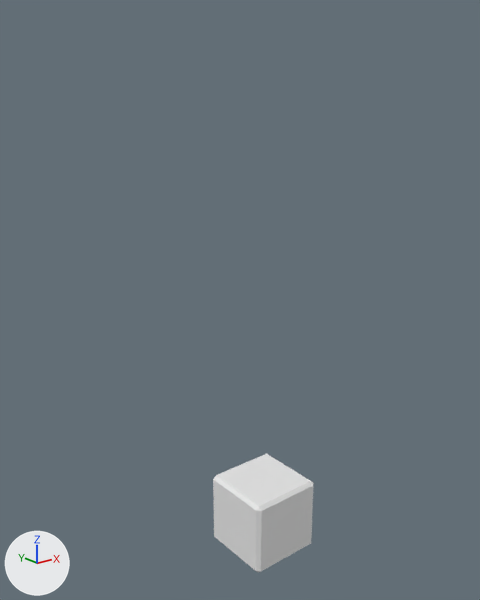
Two versions of the FBX model Assets/Models/tiles.fbx, one commit apart.
Both versions are drawn from a 50 mm camera at (-11.33, -13.06, 12.03) aimed at (-0.66, 0.27, 6.69). The axes (+X, +Y, +Z) are drawn at lower left. The lights are the same throughout. Materials are left out; every surface is plain grey.

Names of what the first picture shows: 'FrontFace', 'LeftFace', 'TopFace'.
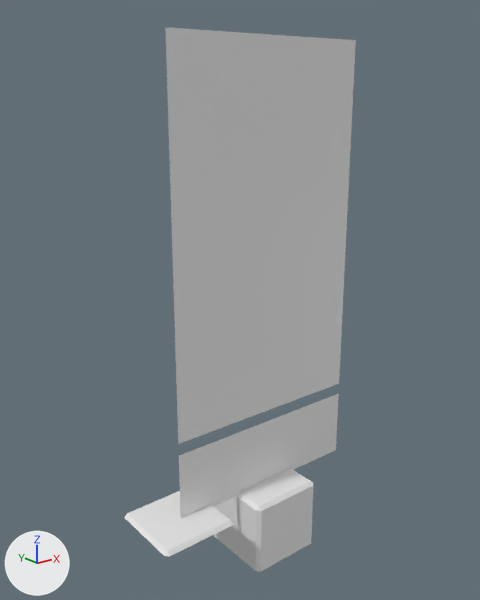
Where the change shows, as pixel boxes [x1, y1, x2, y2] in the pictures (480 x 600 px):
'Tree', added
    after: [165, 27, 356, 444]
'Flower2', added
    after: [179, 432, 239, 518]
'GrassTop', added
    after: [128, 491, 233, 556]
'Flower1', added
    after: [239, 412, 292, 491]
'Flower3', added
    after: [290, 393, 339, 470]
'GrassLeft', added
    after: [124, 513, 169, 556]

Diff of the bpy script that builds the scene:
```diff
--- a/Assets/Models/tiles.fbx.py
+++ b/Assets/Models/tiles.fbx.py
@@ me_cube_016 @@
+me_cube_016.from_pydata([(1.0, -1.0, -0.9), (1.0, 1.0, -0.9), (0.9, -1.0, -1.0), (0.9, 1.0, -1.0), (1.0, -1.1, -1.0)], [], [(1, 3, 2, 0), (2, 4, 0)])
@@ me_cube_001 @@
+me_cube_001.from_pydata([(3.0, -0.1, 10.34), (3.0, -0.1, 0.34), (-3.0, -0.1, 10.34), (-3.0, -0.1, 0.34)], [], [(1, 0, 2, 3)])
@@ me_cube_018 @@
+me_cube_018.from_pydata([(1.0, -1.0, -0.9), (-1.0, -1.0, -0.9), (1.0, 1.0, -0.9), (-1.0, 1.0, -0.9), (1.0, -1.1, -1.0), (-1.0, -1.1, -1.0)], [], [(1, 0, 2, 3), (0, 1, 5, 4)])
@@ me_cube_015 @@
+me_cube_015.from_pydata([(1.0, -0.1, 3.0), (1.0, -0.1, 1.0), (-1.0, -0.1, 3.0), (-1.0, -0.1, 1.0)], [], [(1, 0, 2, 3)])
@@ me_cube_004 @@
+me_cube_004.from_pydata([(1.0, -0.1, 3.0), (1.0, -0.1, 1.0), (-1.0, -0.1, 3.0), (-1.0, -0.1, 1.0)], [], [(1, 0, 2, 3)])
@@ me_cube_005 @@
+me_cube_005.from_pydata([(1.0, -0.1, 3.0), (1.0, -0.1, 1.0), (-1.0, -0.1, 3.0), (-1.0, -0.1, 1.0)], [], [(1, 0, 2, 3)])
@@ ob_grassleft @@
+ob_grassleft = bpy.data.objects.new('GrassLeft', me_cube_016)
+ob_grassleft.location = (-5.0, 0.0, 2.0)
@@ ob_tree @@
+ob_tree = bpy.data.objects.new('Tree', me_cube_001)
+ob_tree.location = (0.0, 0.0, 3.0)
@@ ob_grasstop @@
+ob_grasstop = bpy.data.objects.new('GrassTop', me_cube_018)
+ob_grasstop.location = (-3.0, 0.0, 2.0)
@@ ob_flower1 @@
+ob_flower1 = bpy.data.objects.new('Flower1', me_cube_015)
+ob_flower1.location = (0.0, 0.0, 0.0)
@@ ob_flower2 @@
+ob_flower2 = bpy.data.objects.new('Flower2', me_cube_004)
+ob_flower2.location = (-2.0, 0.0, 0.0)
@@ ob_flower3 @@
+ob_flower3 = bpy.data.objects.new('Flower3', me_cube_005)
+ob_flower3.location = (2.0, 0.0, 0.0)
```
